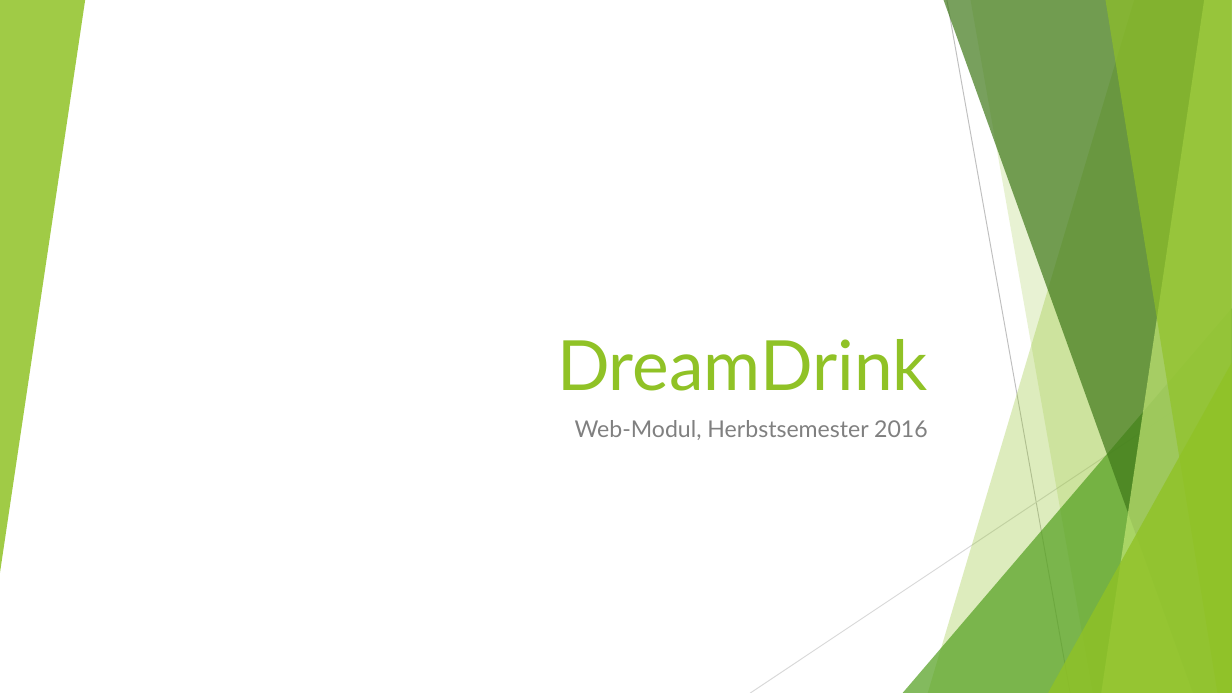
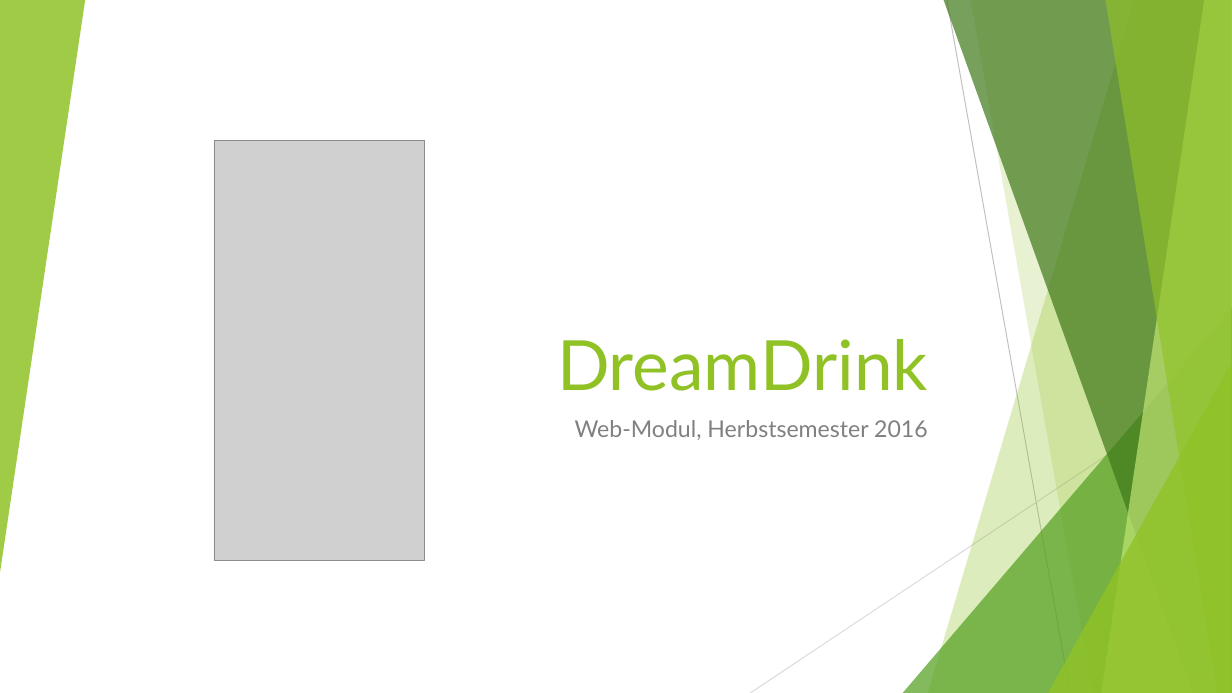
Before and after one commit to SoullessStone/Webmodul_DreamDrink, a slide deck: slide 1 of aufgaben/Präsentation.pptx. Drawn at 1232x693 pixels with LibreOffice and Linux fonts; fonts in the diff are those of the drawing; grey boxes stand for pictures. Boxes give left, top, right and bottom in pixels: in the first picture for what was removed or moved away, otherwise in the second. Text is boxed around its words. In the diff, an @@ line names an element or a change of style, - is before the commit and + after.

```diff
--- a/aufgaben/Präsentation.pptx
+++ b/aufgaben/Präsentation.pptx
@@ picture added at box(214, 140, 425, 560) @@
```
Also in this commit, not shown: 16 other files.
